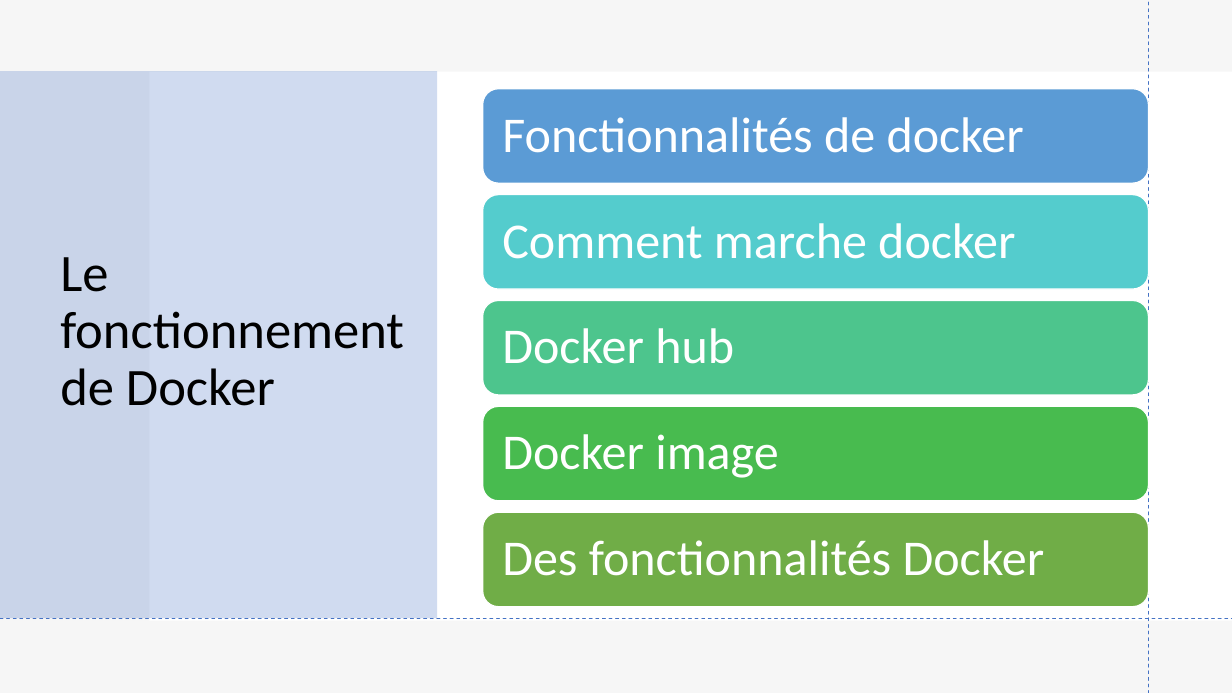
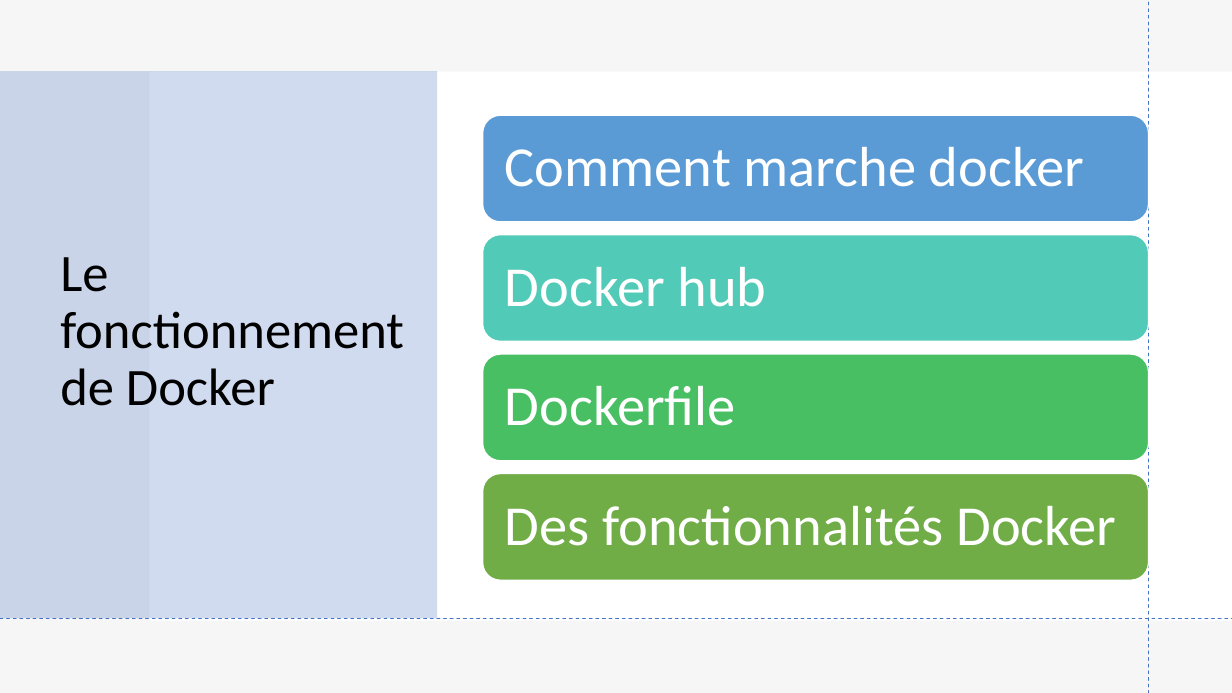
Before and after one commit to lukihd/Labo-Cloud-2020-2021, a slide deck: slide 7 of cours/docker/DOCKER.pptx. Drawn at 1232x693 pixels with LibreOffice and Linux fonts; fonts in the diff are those of the drawing. Boxes give left, top, right and bottom in pixels: in the first picture for what was removed or moved away, otherwise in the second. Text is boxed around its words. In the diff, an @@ line names an element or a change of style, - is before the commit and + after.

Commit message:
ppt

```diff
--- a/cours/docker/DOCKER.pptx
+++ b/cours/docker/DOCKER.pptx
@@ rounded rectangle: place and size @@
-rounded rectangle at [482, 89, 1149, 183]
+rounded rectangle at [482, 116, 1149, 222]
@@ text removed at [502, 117, 1024, 153] @@
-Fonctionnalités de docker
@@ size 39 to 44 pt; more space between paragraphs in 3 elements at [505, 506, 1116, 546], [505, 267, 766, 307], [505, 147, 1084, 187] @@
@@ text "Comment marche docker": place and size @@
-text "Comment marche docker" at [502, 223, 1015, 259]
+text "Comment marche docker" at [505, 147, 1084, 187]
@@ rounded rectangle: place and size @@
-rounded rectangle at [482, 195, 1149, 289]
+rounded rectangle at [482, 235, 1149, 341]
@@ rounded rectangle at [482, 235, 1149, 341]: fill #54CCCD to #52CAB8 @@
@@ text "Docker hub": place and size @@
-text "Docker hub" at [502, 328, 734, 364]
+text "Docker hub" at [505, 267, 766, 307]
@@ rounded rectangle removed at [482, 300, 1149, 395] @@
@@ rounded rectangle: place and size @@
-rounded rectangle at [482, 407, 1149, 501]
+rounded rectangle at [482, 354, 1149, 460]
@@ rounded rectangle at [482, 354, 1149, 460]: fill #48BB4F to #49BF64 @@
@@ text added at [505, 386, 736, 426], 44 pt, text #FFFFFF @@
+Dockerfile
@@ text removed at [502, 434, 778, 478] @@
-Docker image
@@ rounded rectangle: place and size @@
-rounded rectangle at [482, 512, 1149, 606]
+rounded rectangle at [482, 474, 1149, 580]
@@ text "Des fonctionnalités Docker": place and size @@
-text "Des fonctionnalités Docker" at [502, 540, 1045, 576]
+text "Des fonctionnalités Docker" at [505, 506, 1116, 546]
```
Also in this commit, not shown: 2 other slides changed, 4 other files.
